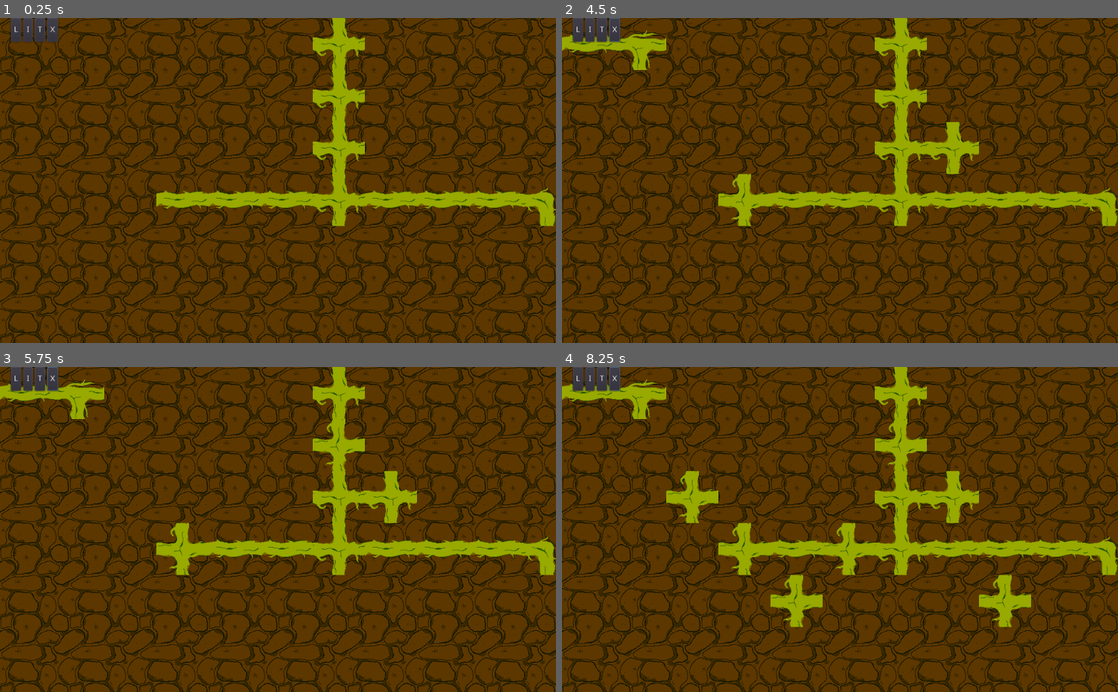
Above: before the commit, frames 1-4 (two rows, left to right).
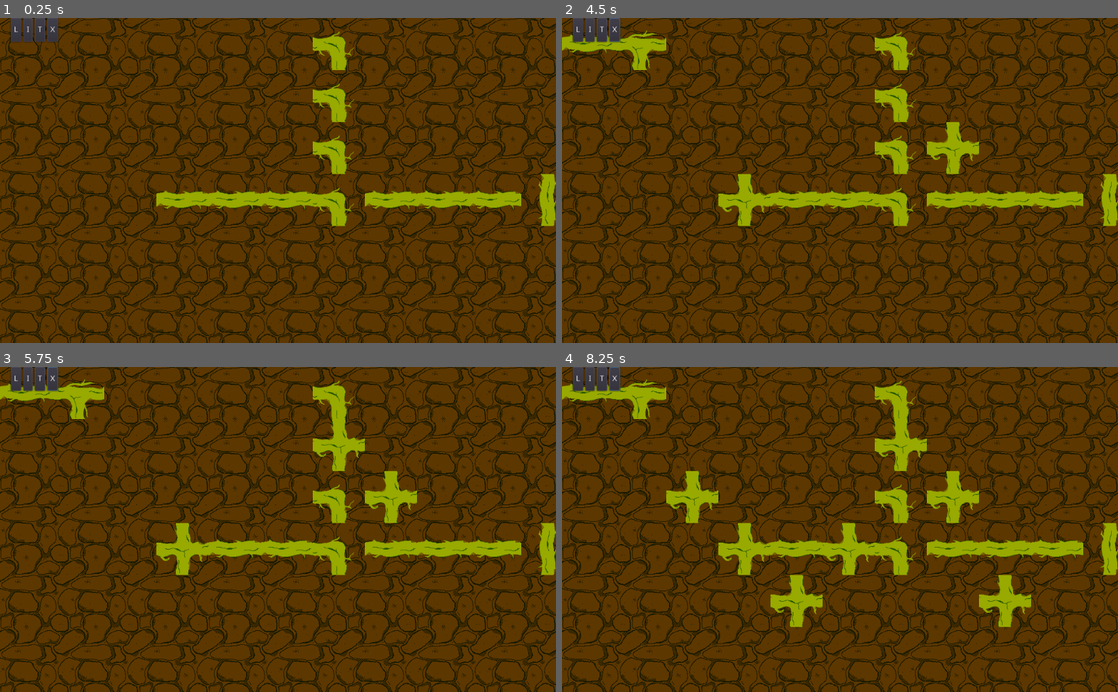
Above: after the commit, the same moments.

Repository: JuhoHeiskanen/fgj2023
Game: Godot game, scene res://RootBuilderScene.tscn
Same seed, same stepped clock (60 frames per second), same inputs: the game is played once before the commit and once after it. This scene is started directly instead of the project's main scene.
Inputs (mouse positions are in pixels of both pictures, inside the frame that each line leads up to):
- Up to frame 1 (0.25 s): no input
- Up to frame 2 (4.5 s): click "L" at 0.5 s; click "I" at 1.25 s; click "T" at 2 s; click "X" at 2.75 s; move the mouse to (962, 164) at 3.52 s; hold D (strafe_right) 3.53-4.28 s; hold Ctrl (crouch) 3.53-4.28 s; click (962, 164) at 3.67 s; move the mouse to (728, 196) at 4.27 s; hold S (move_back) from 4.28 s (still down); tap R at 4.35 s; click (728, 196) at 4.42 s
- Up to frame 3 (5.75 s): move the mouse to (333, 458) at 5.02 s; release S (move_back) at 5.03 s; hold D (strafe_right) from 5.03 s (still down); tap K at 5.1 s; click (333, 458) at 5.17 s
- Up to frame 4 (8.25 s): move the mouse to (812, 594) at 5.77 s; release D (strafe_right) at 5.78 s; hold W (move_forward) 5.78-6.53 s; tap J at 5.85 s; click (812, 594) at 5.92 s; move the mouse to (1006, 578) at 6.52 s; hold A (strafe_left) 6.53-8.03 s; tap H at 6.6 s; click (1006, 578) at 6.67 s; move the mouse to (673, 480) at 7.27 s; tap L at 7.35 s; click (673, 480) at 7.42 s; move the mouse to (867, 529) at 8.02 s; hold S (move_back) from 8.03 s (still down); hold Ctrl (crouch) from 8.03 s (still down); click (867, 529) at 8.17 s

The runs differ from the first frame. In frame 1, 2.1% of the frame differs, in the area x 56-100%, y 0-65%; in frame 2, 2.3%; in frame 3, 2.1%; in frame 4, 3.0%, in the area x 18-100%, y 0-81%.

Commit message:
Rework tileset, fix rotation, HECKING POGGERS

Diff:
--- a/Materials/dirt_tileset.tres
+++ b/Materials/dirt_tileset.tres
@@ -1,15 +1,41 @@
-[gd_resource type="TileSet" load_steps=6 format=2]
+[gd_resource type="TileSet" load_steps=18 format=2]
 
-[ext_resource path="res://Resources/l_tile.png" type="Texture" id=2]
-[ext_resource path="res://Resources/3way_tile.png" type="Texture" id=3]
+[ext_resource path="res://Resources/hetero_tile_90.png" type="Texture" id=1]
+[ext_resource path="res://Resources/hetero_tile_180.png" type="Texture" id=2]
+[ext_resource path="res://Resources/hetero_tile_270.png" type="Texture" id=3]
 [ext_resource path="res://Resources/hetero_tile.png" type="Texture" id=4]
-[ext_resource path="res://Resources/4way_tile.png" type="Texture" id=5]
+[ext_resource path="res://Resources/l_tile_90.png" type="Texture" id=5]
+[ext_resource path="res://Resources/l_tile.png" type="Texture" id=6]
+[ext_resource path="res://Resources/l_tile_180.png" type="Texture" id=7]
+[ext_resource path="res://Resources/l_tile_270.png" type="Texture" id=8]
+[ext_resource path="res://Resources/3way_tile.png" type="Texture" id=9]
+[ext_resource path="res://Resources/3way_tile_90.png" type="Texture" id=10]
+[ext_resource path="res://Resources/3way_tile_180.png" type="Texture" id=11]
+[ext_resource path="res://Resources/3way_tile_270.png" type="Texture" id=12]
+[ext_resource path="res://Resources/4way_tile.png" type="Texture" id=13]
+[ext_resource path="res://Resources/4way_tile_90.png" type="Texture" id=14]
+[ext_resource path="res://Resources/4way_tile_180.png" type="Texture" id=15]
+[ext_resource path="res://Resources/4way_tile_270.png" type="Texture" id=16]
 
 [sub_resource type="GDScript" id=1]
 
 [resource]
-1/name = "l_tile.png 1"
-1/texture = ExtResource( 2 )
+0/name = "hetero_tile.png 0"
+0/texture = ExtResource( 4 )
+0/tex_offset = Vector2( 0, 0 )
+0/modulate = Color( 1, 1, 1, 1 )
+0/region = Rect2( 0, 0, 128, 128 )
+0/tile_mode = 0
+0/occluder_offset = Vector2( 0, 0 )
+0/navigation_offset = Vector2( 0, 0 )
+0/shape_offset = Vector2( 0, 0 )
+0/shape_transform = Transform2D( 1, 0, 0, 1, 0, 0 )
+0/shape_one_way = false
+0/shape_one_way_margin = 0.0
+0/shapes = [  ]
+0/z_index = 0
+1/name = "hetero_tile_90.png 1"
+1/texture = ExtResource( 1 )
 1/tex_offset = Vector2( 0, 0 )
 1/modulate = Color( 1, 1, 1, 1 )
 1/region = Rect2( 0, 0, 128, 128 )
@@ -22,8 +48,8 @@
 1/shape_one_way_margin = 0.0
 1/shapes = [  ]
 1/z_index = 0
-2/name = "hetero_tile.png 2"
-2/texture = ExtResource( 4 )
+2/name = "hetero_tile_180.png 2"
+2/texture = ExtResource( 2 )
 2/tex_offset = Vector2( 0, 0 )
 2/modulate = Color( 1, 1, 1, 1 )
 2/region = Rect2( 0, 0, 128, 128 )
@@ -36,7 +62,7 @@
 2/shape_one_way_margin = 0.0
 2/shapes = [  ]
 2/z_index = 0
-3/name = "3way_tile.png 3"
+3/name = "hetero_tile_270.png 3"
 3/texture = ExtResource( 3 )
 3/tex_offset = Vector2( 0, 0 )
 3/modulate = Color( 1, 1, 1, 1 )
@@ -50,8 +76,8 @@
 3/shape_one_way_margin = 0.0
 3/shapes = [  ]
 3/z_index = 0
-4/name = "4way_tile.png 4"
-4/texture = ExtResource( 5 )
+4/name = "l_tile.png 4"
+4/texture = ExtResource( 6 )
 4/tex_offset = Vector2( 0, 0 )
 4/modulate = Color( 1, 1, 1, 1 )
 4/region = Rect2( 0, 0, 128, 128 )
@@ -64,4 +90,158 @@
 4/shape_one_way_margin = 0.0
 4/shapes = [  ]
 4/z_index = 0
+5/name = "l_tile_90.png 5"
+5/texture = ExtResource( 5 )
+5/tex_offset = Vector2( 0, 0 )
+5/modulate = Color( 1, 1, 1, 1 )
+5/region = Rect2( 0, 0, 128, 128 )
+5/tile_mode = 0
+5/occluder_offset = Vector2( 0, 0 )
+5/navigation_offset = Vector2( 0, 0 )
+5/shape_offset = Vector2( 0, 0 )
+5/shape_transform = Transform2D( 1, 0, 0, 1, 0, 0 )
+5/shape_one_way = false
+5/shape_one_way_margin = 0.0
+5/shapes = [  ]
+5/z_index = 0
+6/name = "l_tile_180.png 6"
+6/texture = ExtResource( 7 )
+6/tex_offset = Vector2( 0, 0 )
+6/modulate = Color( 1, 1, 1, 1 )
+6/region = Rect2( 0, 0, 128, 128 )
+6/tile_mode = 0
+6/occluder_offset = Vector2( 0, 0 )
+6/navigation_offset = Vector2( 0, 0 )
+6/shape_offset = Vector2( 0, 0 )
+6/shape_transform = Transform2D( 1, 0, 0, 1, 0, 0 )
+6/shape_one_way = false
+6/shape_one_way_margin = 0.0
+6/shapes = [  ]
+6/z_index = 0
+7/name = "l_tile_270.png 7"
+7/texture = ExtResource( 8 )
+7/tex_offset = Vector2( 0, 0 )
+7/modulate = Color( 1, 1, 1, 1 )
+7/region = Rect2( 0, 0, 128, 128 )
+7/tile_mode = 0
+7/occluder_offset = Vector2( 0, 0 )
+7/navigation_offset = Vector2( 0, 0 )
+7/shape_offset = Vector2( 0, 0 )
+7/shape_transform = Transform2D( 1, 0, 0, 1, 0, 0 )
+7/shape_one_way = false
+7/shape_one_way_margin = 0.0
+7/shapes = [  ]
+7/z_index = 0
+8/name = "3way_tile.png 8"
+8/texture = ExtResource( 9 )
+8/tex_offset = Vector2( 0, 0 )
+8/modulate = Color( 1, 1, 1, 1 )
+8/region = Rect2( 0, 0, 128, 128 )
+8/tile_mode = 0
+8/occluder_offset = Vector2( 0, 0 )
+8/navigation_offset = Vector2( 0, 0 )
+8/shape_offset = Vector2( 0, 0 )
+8/shape_transform = Transform2D( 1, 0, 0, 1, 0, 0 )
+8/shape_one_way = false
+8/shape_one_way_margin = 0.0
+8/shapes = [  ]
+8/z_index = 0
+9/name = "3way_tile_90.png 9"
+9/texture = ExtResource( 10 )
+9/tex_offset = Vector2( 0, 0 )
+9/modulate = Color( 1, 1, 1, 1 )
+9/region = Rect2( 0, 0, 128, 128 )
+9/tile_mode = 0
+9/occluder_offset = Vector2( 0, 0 )
+9/navigation_offset = Vector2( 0, 0 )
+9/shape_offset = Vector2( 0, 0 )
+9/shape_transform = Transform2D( 1, 0, 0, 1, 0, 0 )
+9/shape_one_way = false
+9/shape_one_way_margin = 0.0
+9/shapes = [  ]
+9/z_index = 0
+10/name = "3way_tile_180.png 10"
+10/texture = ExtResource( 11 )
+10/tex_offset = Vector2( 0, 0 )
+10/modulate = Color( 1, 1, 1, 1 )
+10/region = Rect2( 0, 0, 128, 128 )
+10/tile_mode = 0
+10/occluder_offset = Vector2( 0, 0 )
+10/navigation_offset = Vector2( 0, 0 )
+10/shape_offset = Vector2( 0, 0 )
+10/shape_transform = Transform2D( 1, 0, 0, 1, 0, 0 )
+10/shape_one_way = false
+10/shape_one_way_margin = 0.0
+10/shapes = [  ]
+10/z_index = 0
+11/name = "3way_tile_270.png 11"
+11/texture = ExtResource( 12 )
+11/tex_offset = Vector2( 0, 0 )
+11/modulate = Color( 1, 1, 1, 1 )
+11/region = Rect2( 0, 0, 128, 128 )
+11/tile_mode = 0
+11/occluder_offset = Vector2( 0, 0 )
+11/navigation_offset = Vector2( 0, 0 )
+11/shape_offset = Vector2( 0, 0 )
+11/shape_transform = Transform2D( 1, 0, 0, 1, 0, 0 )
+11/shape_one_way = false
+11/shape_one_way_margin = 0.0
+11/shapes = [  ]
+11/z_index = 0
+12/name = "4way_tile.png 12"
+12/texture = ExtResource( 13 )
+12/tex_offset = Vector2( 0, 0 )
+12/modulate = Color( 1, 1, 1, 1 )
+12/region = Rect2( 0, 0, 128, 128 )
+12/tile_mode = 0
+12/occluder_offset = Vector2( 0, 0 )
+12/navigation_offset = Vector2( 0, 0 )
+12/shape_offset = Vector2( 0, 0 )
+12/shape_transform = Transform2D( 1, 0, 0, 1, 0, 0 )
+12/shape_one_way = false
+12/shape_one_way_margin = 0.0
+12/shapes = [  ]
+12/z_index = 0
+13/name = "4way_tile_90.png 13"
+13/texture = ExtResource( 14 )
+13/tex_offset = Vector2( 0, 0 )
+13/modulate = Color( 1, 1, 1, 1 )
+13/region = Rect2( 0, 0, 128, 128 )
+13/tile_mode = 0
+13/occluder_offset = Vector2( 0, 0 )
+13/navigation_offset = Vector2( 0, 0 )
+13/shape_offset = Vector2( 0, 0 )
+13/shape_transform = Transform2D( 1, 0, 0, 1, 0, 0 )
+13/shape_one_way = false
+13/shape_one_way_margin = 0.0
+13/shapes = [  ]
+13/z_index = 0
+14/name = "4way_tile_180.png 14"
+14/texture = ExtResource( 15 )
+14/tex_offset = Vector2( 0, 0 )
+14/modulate = Color( 1, 1, 1, 1 )
+14/region = Rect2( 0, 0, 128, 128 )
+14/tile_mode = 0
+14/occluder_offset = Vector2( 0, 0 )
+14/navigation_offset = Vector2( 0, 0 )
+14/shape_offset = Vector2( 0, 0 )
+14/shape_transform = Transform2D( 1, 0, 0, 1, 0, 0 )
+14/shape_one_way = false
+14/shape_one_way_margin = 0.0
+14/shapes = [  ]
+14/z_index = 0
+15/name = "4way_tile_270.png 15"
+15/texture = ExtResource( 16 )
+15/tex_offset = Vector2( 0, 0 )
+15/modulate = Color( 1, 1, 1, 1 )
+15/region = Rect2( 0, 0, 128, 128 )
+15/tile_mode = 0
+15/occluder_offset = Vector2( 0, 0 )
+15/navigation_offset = Vector2( 0, 0 )
+15/shape_offset = Vector2( 0, 0 )
+15/shape_transform = Transform2D( 1, 0, 0, 1, 0, 0 )
+15/shape_one_way = false
+15/shape_one_way_margin = 0.0
+15/shapes = [  ]
+15/z_index = 0
 script = SubResource( 1 )
--- a/MouseInputController.gd
+++ b/MouseInputController.gd
@@ -1,9 +1,10 @@
 extends Node2D
 
-enum TILE {NONE, L, I, T, X}
+enum TILE {I, L, T, X}
+const TILE_INDEX_OFFSET = 4
 enum ROTATION {ROT_0, ROT_90, ROT_180, ROT_270}
 
-var active_tile = TILE.NONE
+var active_tile = TILE.I
 var tile_rotation = ROTATION.ROT_0;
 
 # Called when the node enters the scene tree for the first time.
@@ -41,34 +42,24 @@
 		#print("Local pos: ", local_pos)
 		var tile_pos = tilemap.world_to_map(local_pos)
 		#print("Tile pos: ", tile_pos)
-		#var cell = tilemap.get_cellv(tile_pos)
-
-		print("Setting tile to: ", active_tile)
-		# TODO: This fucking shit doesn't work lmao
-		# Fix later maybe
-		tilemap.set_cellv(
-			tile_pos,
-			active_tile,
-			tile_rotation == ROTATION.ROT_90 || tile_rotation == ROTATION.ROT_270, # FlipX
-			tile_rotation == ROTATION.ROT_180, # FlipY
-			tile_rotation == ROTATION.ROT_90 || tile_rotation == ROTATION.ROT_270 # Transpose
-			)
+		#print("Setting tile to: ", active_tile)
+		tilemap.set_cellv(tile_pos, active_tile + tile_rotation)
 
 func rotate_tile():
 	tile_rotation = (tile_rotation + 1)  % (ROTATION.ROT_270 + 1)
 
 func _on_ButtonI_pressed():
 	print("Pressed I tile button")
-	active_tile = TILE.I
+	active_tile = TILE.I * TILE_INDEX_OFFSET
 
 func _on_ButtonT_pressed():
 	print("Pressed T tile button")
-	active_tile = TILE.T
+	active_tile = TILE.T * TILE_INDEX_OFFSET
 
 func _on_ButtonL_pressed():
 	print("Pressed L tile button")
-	active_tile = TILE.L
+	active_tile = TILE.L * TILE_INDEX_OFFSET
 
 func _on_ButtonX_pressed():
 	print("Pressed X tile button")
-	active_tile = TILE.X
+	active_tile = TILE.X * TILE_INDEX_OFFSET
--- /dev/null
+++ b/Scripts/RootMapSerializer.gd
@@ -0,0 +1,16 @@
+extends Node2D
+
+
+# Declare member variables here. Examples:
+# var a = 2
+# var b = "text"
+
+
+# Called when the node enters the scene tree for the first time.
+func _ready():
+	pass # Replace with function body.
+
+
+# Called every frame. 'delta' is the elapsed time since the previous frame.
+#func _process(delta):
+#	pass
Not shown, added: Resources/3way_tile_180.png.import
Not shown, added: Resources/3way_tile_270.png.import
Not shown, changed: Resources/3way_tile_90.png.import
Binary file added: Resources/4way_tile_180.png
Not shown, added: Resources/4way_tile_180.png.import
Binary file added: Resources/4way_tile_270.png
Not shown, added: Resources/4way_tile_270.png.import
Binary file added: Resources/4way_tile_90.png
Not shown, added: Resources/4way_tile_90.png.import
Binary file added: Resources/hetero_tile_180.png
Not shown, added: Resources/hetero_tile_180.png.import
Binary file added: Resources/hetero_tile_270.png
(and 6 more such lines)
